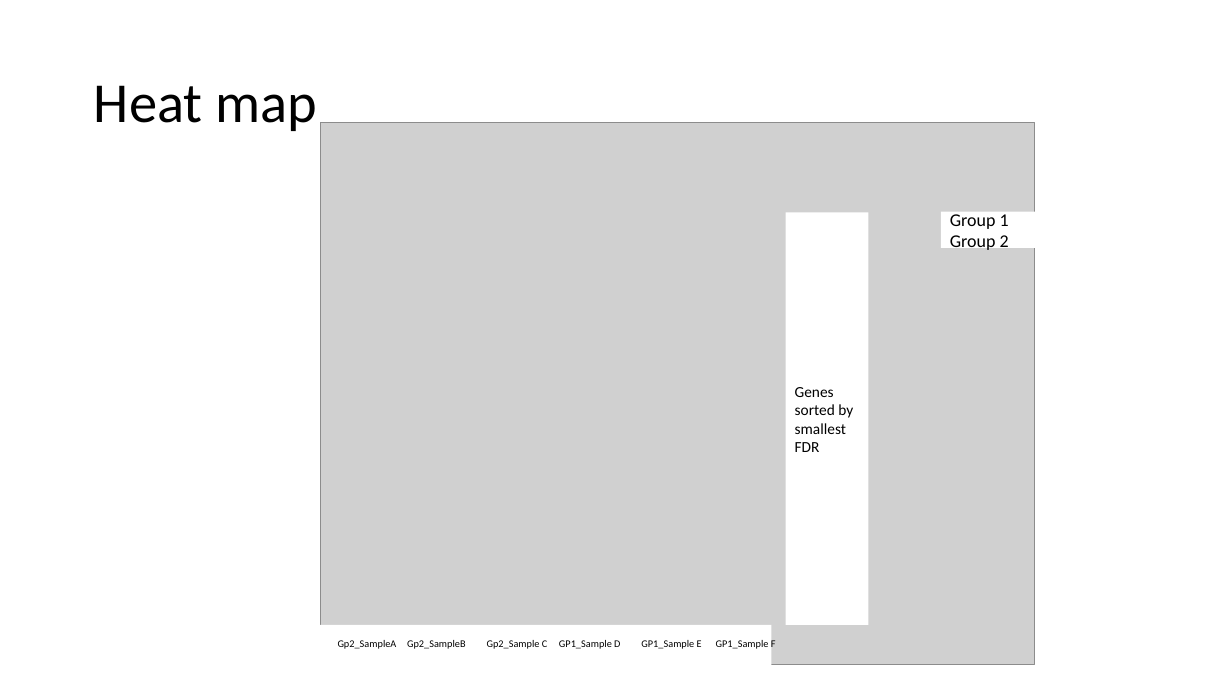
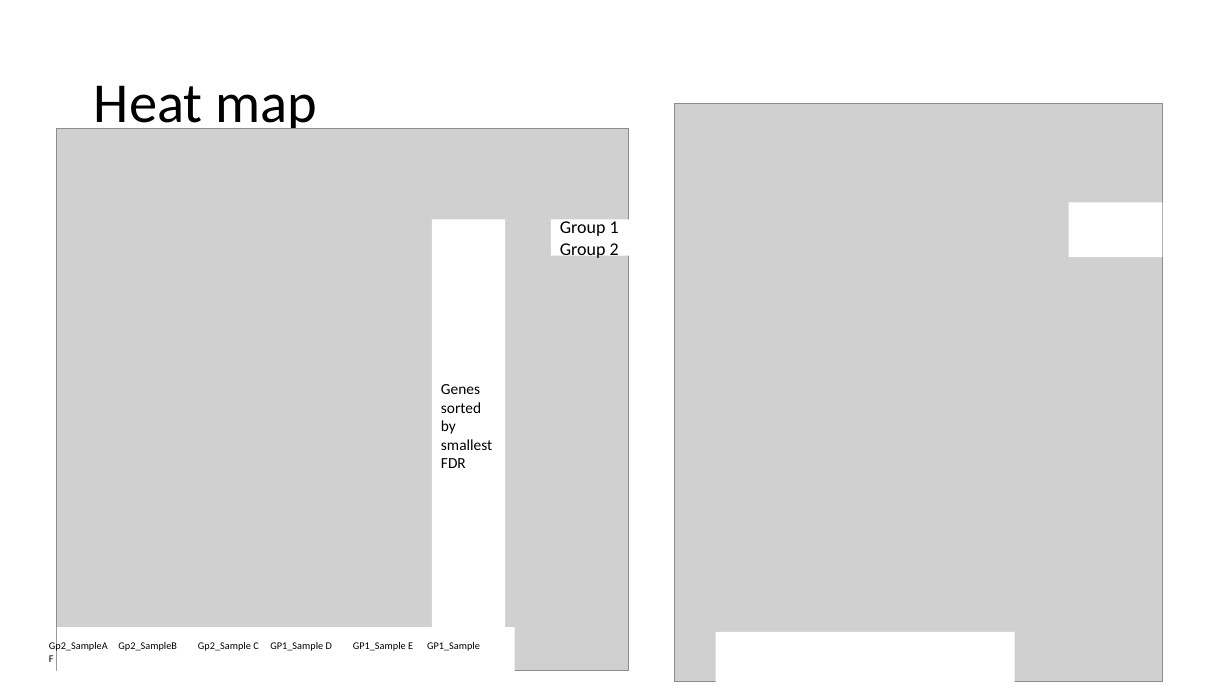
Before and after one commit to EmoryIntegratedComputationalCore/Methods, a slide deck: slide 4 of DataVisualizationMenu.pptx. Drawn at 1232x693 pixels with LibreOffice and Linux fonts; fonts in the diff are those of the drawing; grey boxes stand for pictures. Boxes give left, top, right and bottom in pixels: in the first picture for what was removed or moved away, otherwise in the second. Text is boxed around its words. In the diff, an @@ line names an element or a change of style, - is before the commit and + after.

```diff
--- a/DataVisualizationMenu.pptx
+++ b/DataVisualizationMenu.pptx
@@ picture added at (x1=675, y1=104, x2=1163, y2=682) @@
@@ picture resized from (x1=321, y1=123, x2=1035, y2=665) to (x1=56, y1=128, x2=628, y2=671) @@
@@ rectangle added at (x1=1069, y1=202, x2=1164, y2=257), fill #FFFFFF @@
@@ rectangle "Genes sorted by smallest FDR" resized from (x1=786, y1=213, x2=869, y2=625) to (x1=432, y1=219, x2=505, y2=631) @@
@@ rectangle "Group 1" resized from (x1=941, y1=212, x2=1097, y2=248) to (x1=551, y1=219, x2=716, y2=255) @@
@@ text "Gp2_SampleA Gp2_SampleB Gp2_Sample C GP1_Sample ..." rewrapped from (x1=338, y1=640, x2=776, y2=649) to (x1=49, y1=640, x2=480, y2=652) @@
@@ rectangle "sample" resized from (x1=313, y1=625, x2=771, y2=693) to (x1=56, y1=628, x2=514, y2=682) @@
@@ rectangle added at (x1=716, y1=632, x2=1016, y2=687), fill #FFFFFF @@
```
Also in this commit, not shown: 1 other slide changed.
